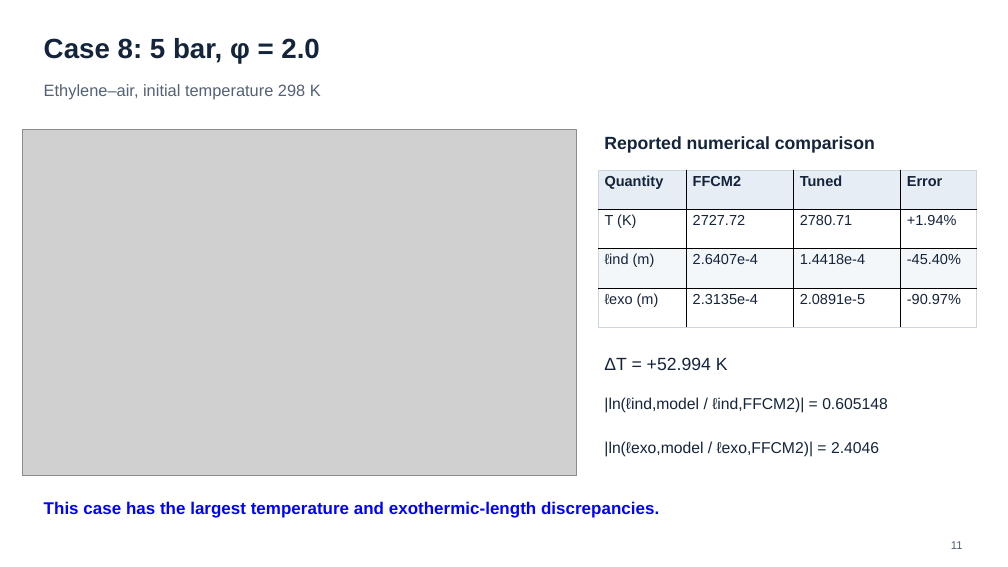
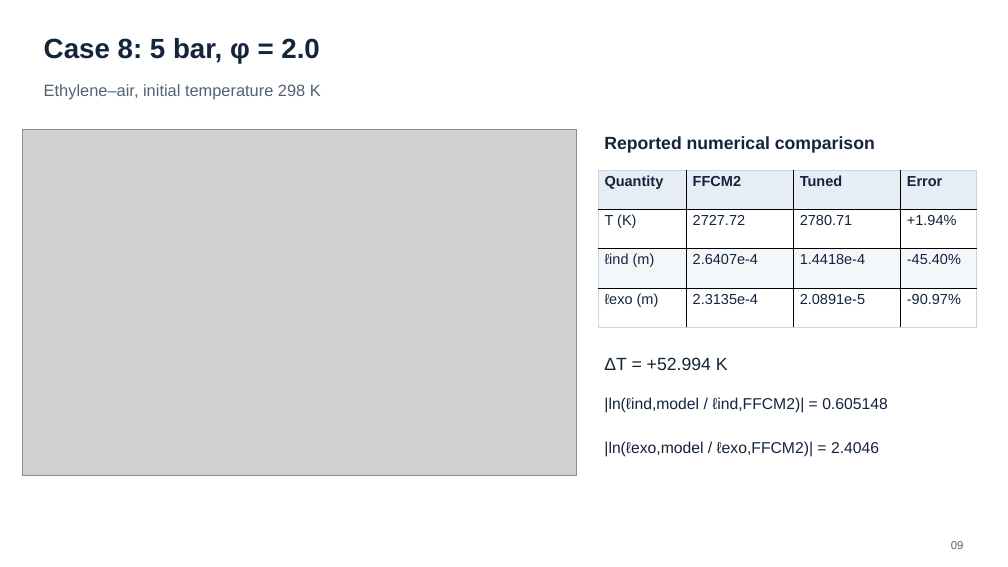
Before and after one commit to Boyuan-Yu-01/kinetic-model-tuning, a slide deck: slide 9 of example/ethylene_ZND/validate/znd_validation_12_cases.pptx (slide 11 before the commit). Drawn at 1008x567 pixels with LibreOffice and Linux fonts; fonts in the diff are those of the drawing; grey boxes stand for pictures. Boxes give left, top, right and bottom in pixels: in the first picture for what was removed or moved away, otherwise in the second. Text is boxed around its words. In the diff, an @@ line names an element or a change of style, - is before the commit and + after.

```diff
--- a/example/ethylene_ZND/validate/znd_validation_12_cases.pptx
+++ b/example/ethylene_ZND/validate/znd_validation_12_cases.pptx
@@ text removed at bbox=[44, 501, 659, 518] @@
-This case has the largest temperature and exothermic-length discrepancies.
@@ text at bbox=[951, 541, 964, 549]: text changed @@
-11
+09
```
Also in this commit, not shown: 12 other slides changed, 3 slides removed, 1 other file.
